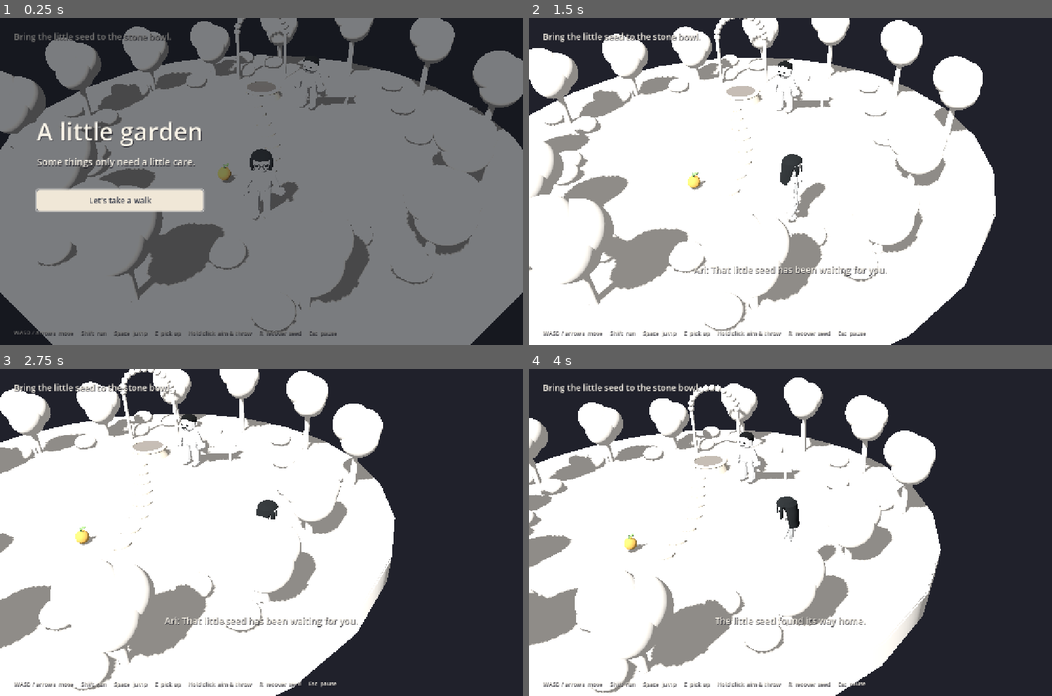
Above: before the commit, frames 1-4 (two rows, left to right).
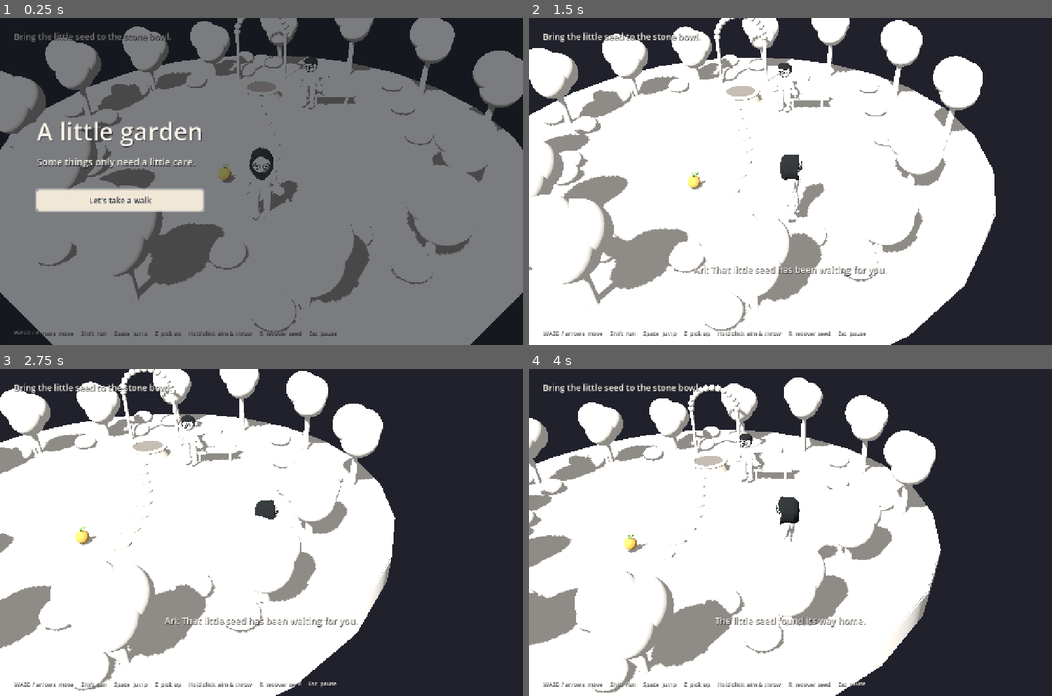
Above: after the commit, the same moments.

Repository: DancingPumpkin65/little-garden
Game: Godot game, scene res://main.tscn
Same seed, same stepped clock (60 frames per second), same inputs: the game is played once before the commit and once after it.
Inputs (mouse positions are in pixels of both pictures, inside the frame that each line leads up to):
- Up to frame 1 (0.25 s): no input
- Up to frame 2 (1.5 s): tap Enter at 0.5 s; move the mouse to (905, 165) at 0.52 s; hold D 0.53-1.25 s; tap E at 0.6 s; click (905, 165) at 0.67 s; tap Space at 0.77 s; drag from (685, 197) to (764, 246) at 1.27 s
- Up to frame 3 (2.75 s): move the mouse to (313, 460) at 2.02 s; hold D from 2.03 s (still down); hold Shift from 2.03 s (still down)
- Up to frame 4 (4 s): release D at 2.75 s; release Shift at 2.75 s; drag from (764, 597) to (633, 483) at 2.77 s; move the mouse to (947, 581) at 3.52 s; hold A from 3.53 s (still down); tap R at 3.6 s; tap Space at 3.77 s

The runs differ from the first frame. In frame 1, 0.3% of the frame differs, in the area x 46-64%, y 11-62%; in frame 2, 0.4%; in frame 3, 0.2%; in frame 4, 0.4%, in the area x 39-60%, y 19-59%.

Commit message:
Refine existing Blender surfaces into connected toy geometry and two face variants

Diff:
--- a/art/character/model-report.json
+++ b/art/character/model-report.json
@@ -1,7 +1,20 @@
-{
-  "stage": "rigged",
-  "bones": 15,
-  "triangles": 3658,
-  "materials": 2,
-  "textures": 0
-}
+[
+  {
+    "variant": "girl",
+    "triangles": 4072,
+    "bones": 15,
+    "materials": 2,
+    "textures": 0,
+    "body_components": 1,
+    "body_nonmanifold_edges": 0
+  },
+  {
+    "variant": "guy",
+    "triangles": 4020,
+    "bones": 15,
+    "materials": 2,
+    "textures": 0,
+    "body_components": 1,
+    "body_nonmanifold_edges": 0
+  }
+]
--- a/scripts/character.gd
+++ b/scripts/character.gd
@@ -2,6 +2,7 @@
 extends "res://scripts/legacy/procedural_character.gd"
 
 const MODEL := preload("res://assets/characters/reference_character.glb")
+const COMPANION_MODEL := preload("res://assets/characters/companion_character.glb")
 var imported_skeleton: Skeleton3D
 var model_root: Node3D
 var bone_ids: Dictionary[StringName, int] = {}
@@ -9,8 +10,8 @@
 var rest_rotations: Dictionary[StringName, Quaternion] = {}
 
 func _ready() -> void:
-	# The companion and explicit fallback keep the previous complete implementation.
-	if npc or "--procedural-character" in OS.get_cmdline_user_args():
+	# Explicit fallback keeps the previous complete implementation.
+	if "--procedural-character" in OS.get_cmdline_user_args():
 		super._ready()
 		return
 	var collision := CollisionShape3D.new()
@@ -21,7 +22,7 @@
 	collision.position.y = 1.275
 	add_child(collision)
 	add_child(visual)
-	model_root = MODEL.instantiate()
+	model_root = (COMPANION_MODEL if npc else MODEL).instantiate()
 	visual.add_child(model_root)
 	var skeletons := model_root.find_children("*", "Skeleton3D", true, false)
 	assert(skeletons.size() == 1, "character GLB must contain one armature")
@@ -51,6 +52,10 @@
 	right_arm.rotation.z = 0.45
 	apply_joint_poses()
 
+func _physics_process(delta: float) -> void:
+	super._physics_process(delta)
+	if npc and imported_skeleton != null: apply_joint_poses()
+
 # Blender bones use different local axes; convert the existing body-space rotations.
 func pose_bone(name: StringName, axis: Vector3, angle: float, spread_delta: float = 0.0) -> void:
 	var local_axis := (bone_bases[name].inverse() * axis).normalized()
--- a/tests/imported_character.gd
+++ b/tests/imported_character.gd
@@ -4,9 +4,16 @@
 	check.call_deferred()
 
 func check() -> void:
+	verify(false)
+	verify(true)
+	quit()
+
+func verify(companion: bool) -> void:
 	var character := GardenCharacter.new()
+	character.npc = companion
 	root.add_child(character)
 	character.set_physics_process(false)
+	assert(character.model_root.scene_file_path.ends_with("companion_character.glb" if companion else "reference_character.glb"), "each character must load its own face variant")
 	assert(character.imported_skeleton != null, "default player must instantiate the Blender armature")
 	var skeleton := character.imported_skeleton
 	assert(skeleton.get_bone_count() == 15, "export retains the full body/head/limb armature")
@@ -47,5 +54,5 @@
 	character.animate_pose(1.0, 0.0)
 	skeleton.force_update_all_bone_transforms()
 	assert(skeleton.get_bone_global_pose(hand).origin.distance_to(resting_hand) < 0.001, "carrying/walking/jumping return to the original idle proportions")
-	print("IMPORTED_CHARACTER_PASS ", triangles, " triangles, normalized weights, 15 bones, idle/walk/jump/carry transitions")
-	quit()
+	print("IMPORTED_CHARACTER_PASS ", "guy" if companion else "girl", " ", triangles, " triangles, normalized weights, 15 bones, idle/walk/jump/carry transitions")
+	character.queue_free()
--- a/tests/imported_character_render.gd
+++ b/tests/imported_character_render.gd
@@ -22,7 +22,7 @@
 	if frame > 60: draw_calls += Performance.get_monitor(Performance.RENDER_TOTAL_DRAW_CALLS_IN_FRAME)
 	if frame == 300:
 		var milliseconds := (Time.get_ticks_usec() - started) / 1000.0 / 240
-		var report := {"renderer": RenderingServer.get_video_adapter_name(), "scene": "full garden, imported player animating, procedural companion", "frames": 240, "average_frame_ms": milliseconds, "average_fps": 1000.0 / milliseconds, "average_scene_draw_calls": draw_calls / 240.0}
+		var report := {"renderer": RenderingServer.get_video_adapter_name(), "scene": "full garden, two imported characters, player walking/carrying", "frames": 240, "average_frame_ms": milliseconds, "average_fps": 1000.0 / milliseconds, "average_scene_draw_calls": draw_calls / 240.0}
 		var output := FileAccess.open("res://artifacts/character-performance.json", FileAccess.WRITE)
 		output.store_string(JSON.stringify(report, "  "))
 		print("CHARACTER_RENDER_BENCHMARK ", report)
Binary file added: assets/characters/companion_character.glb
Not shown, added: assets/characters/companion_character.glb.import
Binary file changed: assets/characters/reference_character.glb
Not shown, changed: AGENTS.md
Not shown, changed: art/character/STATIC_REVIEW.md
Not shown, added: art/character/companion_character.blend
Not shown, changed: art/character/reference_character.blend
Not shown, added: art/character/reference_character_base.blend
